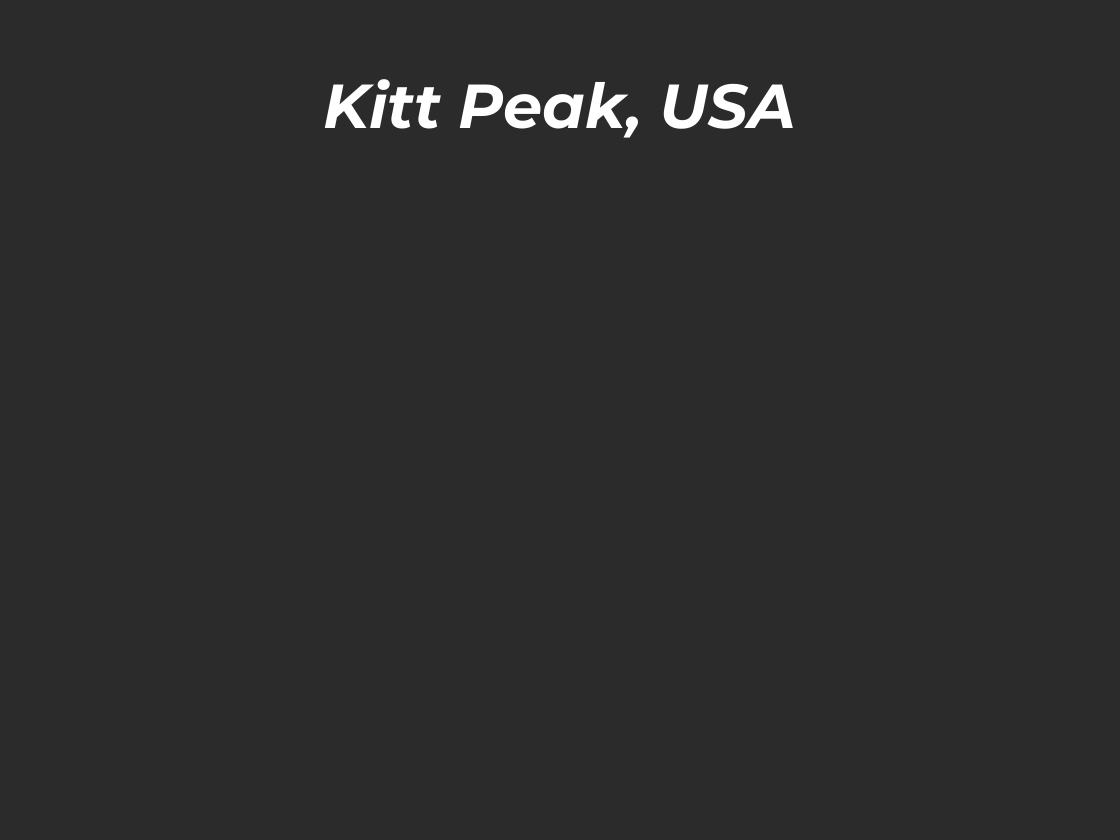
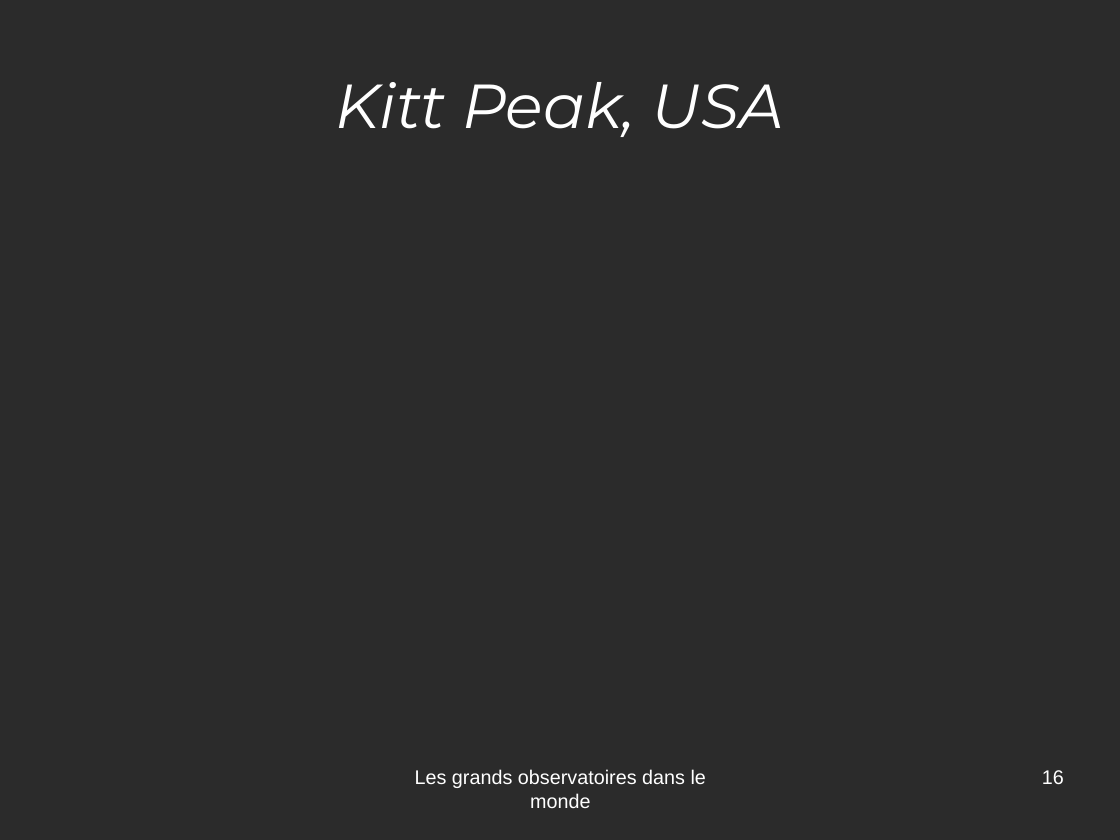
Before and after one commit to jcarnu/qf-astro, a slide deck: slide 16 of Ressources/Presentations/Observatoires.odp (slide 13 before the commit). Drawn at 1120x840 pixels with LibreOffice and Linux fonts; fonts in the diff are those of the drawing; background and template pictures are left out; a plain dark background stands for a picture behind light text. Boxes give left, top, right and bottom in pixels: in the first picture for what was removed or moved away, otherwise in the second. Text is boxed around its words. In the diff, an @@ line names an element or a change of style, - is before the commit and + after.

```diff
--- a/Ressources/Presentations/Observatoires.odp
+++ b/Ressources/Presentations/Observatoires.odp
@@ title "Kitt Peak, USA" at [335,82,784,137]: bold off @@
@@ text added at [415,769,706,808], 14 pt, text #FFFFFF @@
+Les grands observatoires dans le monde
@@ page number added at [1042,770,1064,784], 14 pt, text #FFFFFF @@
+16
```
Also in this commit, not shown: 16 other slides changed, 4 slides added, 1 slide removed, 8 other files.
